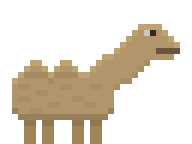
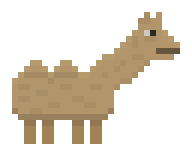
Two versions of the same layered image (192×144). Layer-by-layer changes:
renamed "Background" to "Camel.psd", painted on it over [12, 12, 180, 84]
